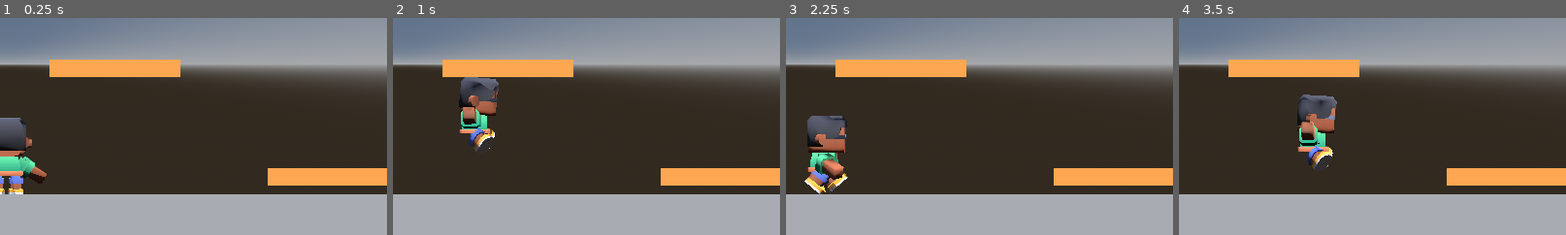
Above: before the commit, frames 1-4 (left to right).
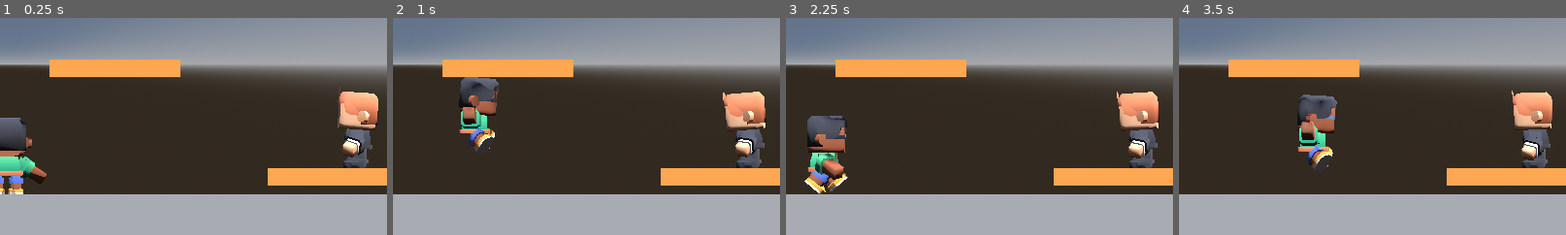
Above: after the commit, the same moments.

Repository: allan-gomez-creator/Barrasbalas
Game: Godot game, scene res://main.tscn
Two runs of this game, one before a commit and one after it. Both use one fixed random seed, a clock stepped at 60 frames per second and the inputs below.
Inputs:
- Up to frame 1 (0.25 s): no input
- Up to frame 2 (1 s): hold D (move_right) from 0.53 s (still down); tap Space (saltar) at 0.77 s
- Up to frame 3 (2.25 s): release D (move_right) at 1.28 s; hold A (move_left) 1.28-2.03 s; tap Space (saltar) at 1.52 s; hold D (move_right) from 2.03 s (still down)
- Up to frame 4 (3.5 s): release D (move_right) at 2.78 s; hold W (move_up) from 2.78 s (still down); tap Space (saltar) at 3.02 s
The pictures show only the part of the screen within x 49-99%, y 39-89%; the shares and areas given below are measured in that part.

The runs differ from the first frame. In frame 1, 2.6% of the frame differs, in the area x 87-98%, y 31-70%; in frame 2, 2.6%, in the area x 85-97%, y 33-70%; in frame 3, 2.6%; in frame 4, 2.6%.

Commit message:
T7 N1 - Tarea C - escena del enemigo

Diff:
--- a/main.tscn
+++ b/main.tscn
@@ -2,6 +2,7 @@
 
 [ext_resource type="Script" uid="uid://bj0372xnq02wk" path="res://personaje.gd" id="1_pj"]
 [ext_resource type="PackedScene" uid="uid://biu6tppn8ml1q" path="res://personaje/character-male-a.glb" id="2_modelo"]
+[ext_resource type="PackedScene" uid="uid://c5wlgaqocvngx" path="res://tacleador.tscn" id="3_h2yge"]
 
 [sub_resource type="ProceduralSkyMaterial" id="CieloMat"]
 
@@ -96,3 +97,8 @@
 
 [node name="Modelo" parent="Personaje" unique_id=590552023 instance=ExtResource("2_modelo")]
 transform = Transform3D(-2.6, 0, 0, 0, 2.6, 0, 0, 0, -2.6, 0, 0, 0)
+
+[node name="Tacleador" parent="." unique_id=398855998 node_paths=PackedStringArray("objetivo") instance=ExtResource("3_h2yge")]
+transform = Transform3D(-4.371139e-08, 0, 1, 0, 1, 0, -1, 0, -4.371139e-08, 8, 0.6, 0)
+axis_lock_linear_z = true
+objetivo = NodePath("../Personaje")
--- /dev/null
+++ b/tacleador.gd
@@ -0,0 +1,14 @@
+extends CharacterBody3D
+
+@export var objetivo: Node3D
+@onready var anim = $Modelo/AnimationPlayer
+
+func _physics_process(delta):
+	velocity += get_gravity() * delta
+	anim.play("idle")
+	move_and_slide()
+
+	var hacia = objetivo.global_position - global_position
+	hacia.y = 0.0
+	if Engine.get_physics_frames() % 30 == 0:
+		print("distancia ", snappedf(hacia.length(), 0.01))
--- /dev/null
+++ b/tacleador.tscn
@@ -0,0 +1,18 @@
+[gd_scene format=3 uid="uid://c5wlgaqocvngx"]
+
+[ext_resource type="PackedScene" uid="uid://52giffn4ww16" path="res://personaje/character-male-d.glb" id="1_bvboj"]
+[ext_resource type="Script" uid="uid://dduywsucxiba6" path="res://tacleador.gd" id="1_tpvfa"]
+
+[sub_resource type="CapsuleShape3D" id="CapsuleShape3D_xrivr"]
+radius = 0.35
+height = 1.75
+
+[node name="Tacleador" type="CharacterBody3D" unique_id=398855998]
+script = ExtResource("1_tpvfa")
+
+[node name="CollisionShape3D" type="CollisionShape3D" parent="." unique_id=1087905645]
+transform = Transform3D(1, 0, 0, 0, 1, 0, 0, 0, 1, 0, 0.875, 0)
+shape = SubResource("CapsuleShape3D_xrivr")
+
+[node name="Modelo" parent="." unique_id=1697388591 instance=ExtResource("1_bvboj")]
+transform = Transform3D(-2.6, 0, -2.2729921e-07, 0, 2.6, 0, 2.2729921e-07, 0, -2.6, 0, 0, 0)
Not shown, added: tacleador.gd.uid
